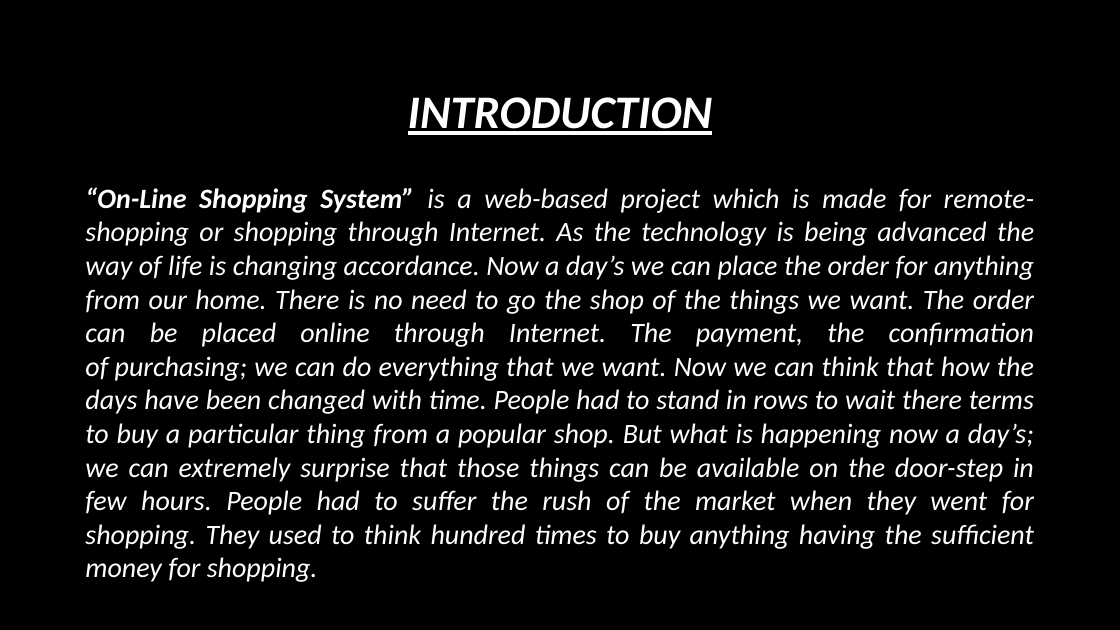
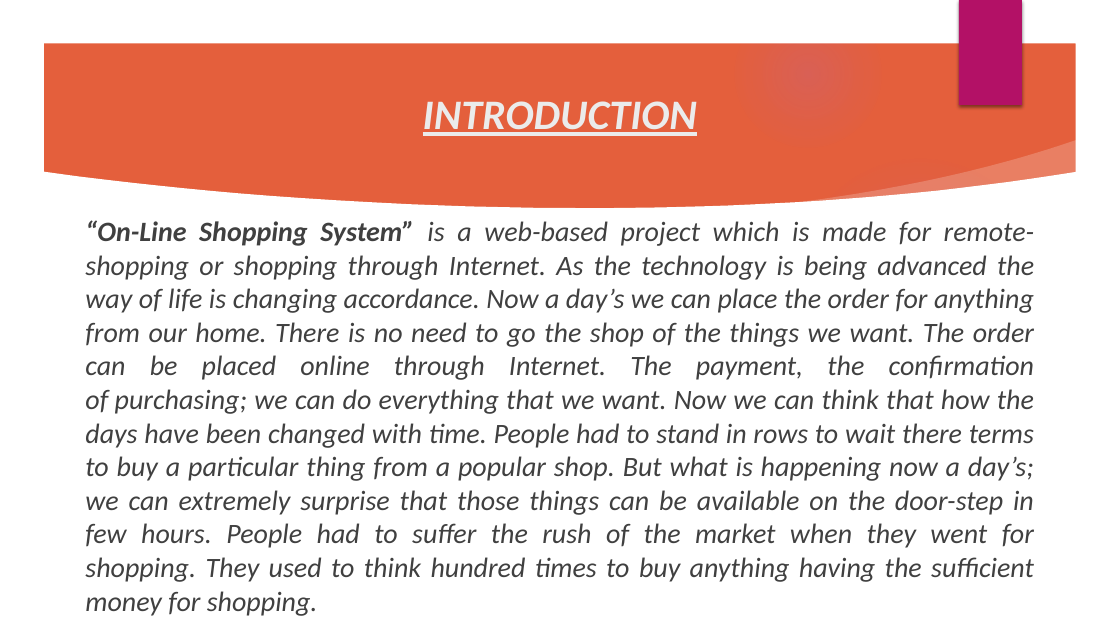
Before and after one commit to lalitgiri/Angular_Practice_Program, a slide deck: slide 2 of Ecommerce-Project/report data/project ppt.pptx (slide 1 before the commit). Drawn at 1120x630 pixels with LibreOffice and Linux fonts; fonts in the diff are those of the drawing; background and template pictures are left out. Boxes give left, top, right and bottom in pixels: in the first picture for what was removed or moved away, otherwise in the second. Text is boxed around its words. In the diff, an @@ line names an element or a change of style, - is before the commit and + after.

```diff
--- a/Ecommerce-Project/report data/project ppt.pptx
+++ b/Ecommerce-Project/report data/project ppt.pptx
@@ background #000000 to picture (left out) @@
@@ group added at (0,0,1120,630): 5 ellipses, 3 freeform shapes @@
@@ rectangle added at (959,0,1022,105), fill #B31166 @@
@@ title "INTRODUCTION" at (423,101,697,136): size 40 to 36 pt, text colour #FFFFFF to #EBEBEB; line spacing 0.9 to 1 @@
@@ text "“On-Line Shopping System” is a ...": place and size @@
-text "“On-Line Shopping System” is a ..." at (85,187,1035,582)
+text "“On-Line Shopping System” is a ..." at (85,220,1035,616)
@@ text "“On-Line Shopping System” is a ..." at (85,220,1035,616): text colour #FFFFFF to #404040 @@
```
Also in this commit, not shown: 37 other slides changed, 3 slides added, 1 slide removed, 2 other files.
